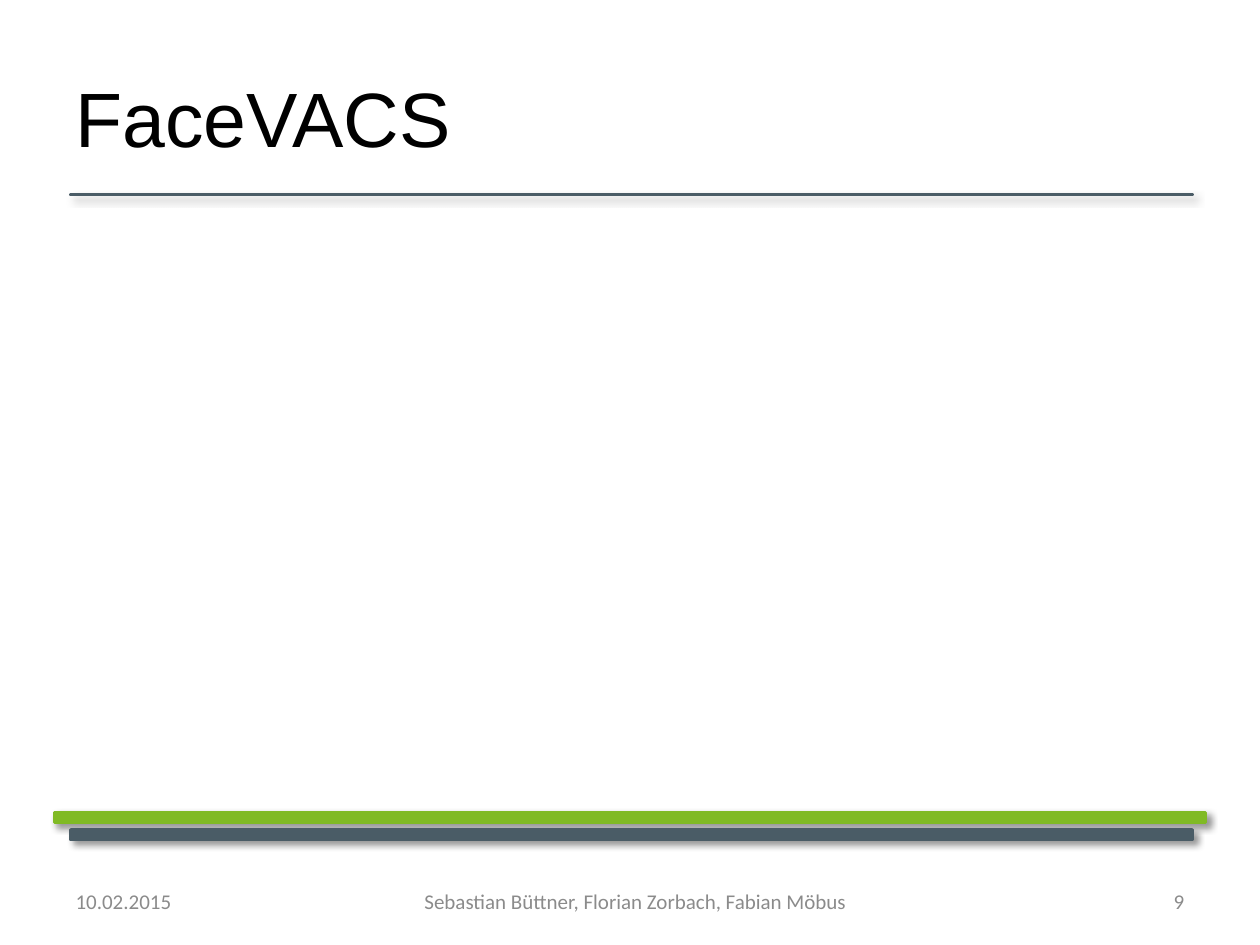
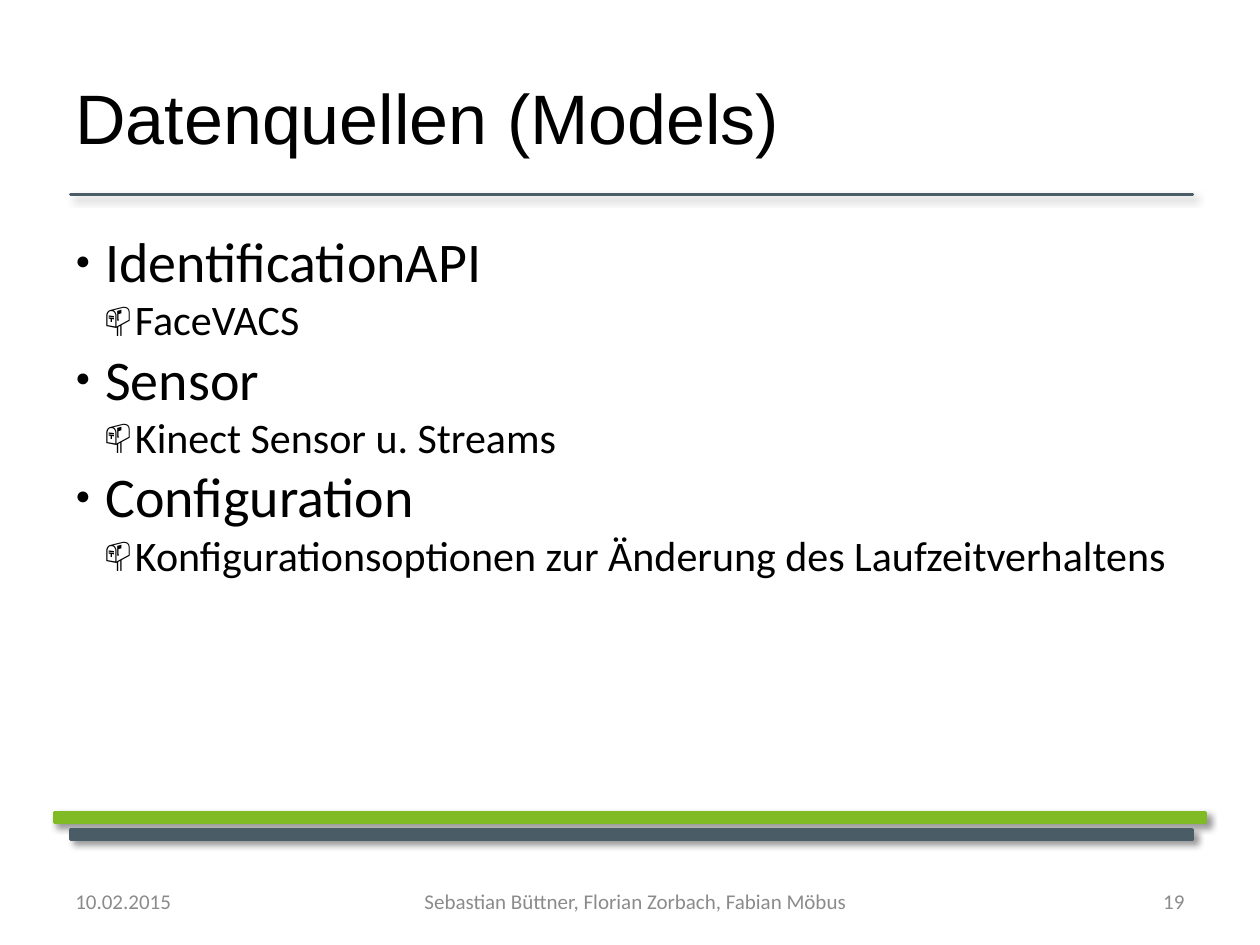
Before and after one commit to YoloSoftDE/YoloTrack, a slide deck: slide 19 of Documentation/Biometrie_praesentation.pptx (slide 9 before the commit). Drawn at 1260x945 pixels with LibreOffice and Linux fonts; fonts in the diff are those of the drawing; background and template pictures are left out. Boxes give left, top, right and bottom in pixels: in the first picture for what was removed or moved away, otherwise in the second. Text is boxed around its words. In the diff, an @@ line names an element or a change of style, - is before the commit and + after.

```diff
--- a/Documentation/Biometrie_praesentation.pptx
+++ b/Documentation/Biometrie_praesentation.pptx
@@ text at [75,93,779,157]: text changed; size 44 to 40 pt @@
-FaceVACS
+Datenquellen (Models)
@@ text added at [105,243,1165,579], 24 pt, text #000000 @@
+● IdentificationAPI
+  📫 FaceVACS
+● Sensor
+  📫 Kinect Sensor u. Streams
+● Configuration
+  📫 Konfigurationsoptionen zur Änderung des Laufzeitverhaltens
@@ text "Sebastian Büttner, Florian Zorbach, Fabian ..." at [424,894,846,912]: text colour #8C8C8C to #8B8B8B @@
@@ page number at [1163,895,1184,909]: text changed; text colour #8C8C8C to #8B8B8B @@
-9
+19
```
Also in this commit, not shown: 11 other slides changed, 9 slides added.
